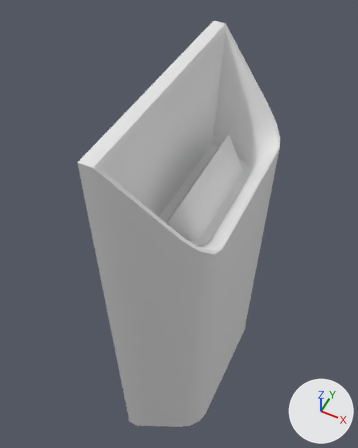
One commit to the Blender file Assets/radial-sabre.blend: the scene before it, then after it.
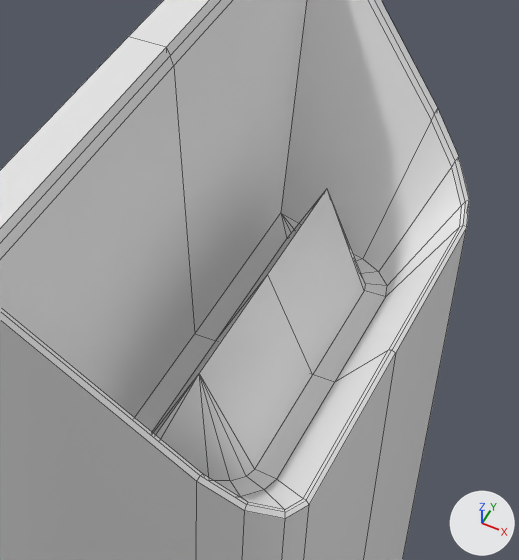
Each version appears first whole from a camera (50 mm lens) standing at (1.12, -2.61, 3.86) and looking at (-0.3, 0.22, 0.32), and next in a close-up on the part from 31% to 83% of the width and 15% to 60% of the height. Every picture has the same lights, and +X, +Y and +Z are marked at lower right. The close-ups show mesh edges as thin lines.

Objects in the first close-up: 'radial-sabre'.
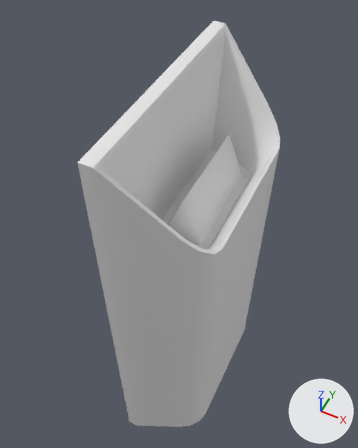
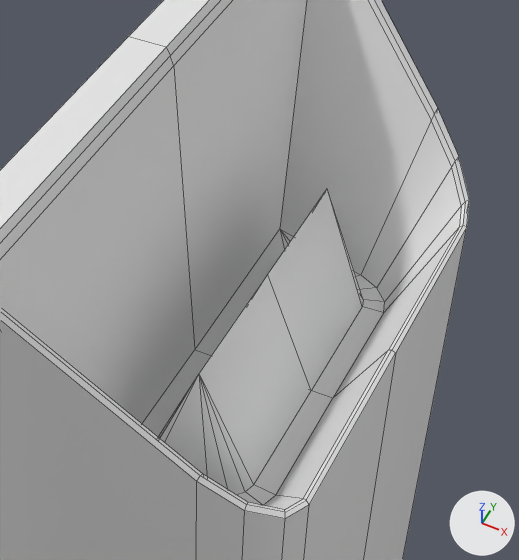
Boxes (x1, y1, x2, y2) around the edits, measured in the close-ups (519 x 560 px; the box of a moved part takes in the faces that stretch with it):
part 1 of me_cube, moved or reshaped
    both: (132, 54, 461, 510)

Edits to the bpy script that builds the scene:
```text
Change me_cube:
    where me_cube.from_pydata(...)  # 71 vertices, 64 faces; spans x -0.36..0.44, y 0.0..0.95, z -1.98..1.99
    used by ob_radial_sabre; location = (0.0, 0.0, 0.0)
    verts and faces of me_cube; kept vertices keep their numbers, new ones are numbered from 71
    before: 20 (-0.17, 0.62, 1.05) at pixel (280, 212), 21 (0.28, 0.4, 1.05) at pixel (385, 296), 22 (0.15, 0.53, 1.05) at pixel (362, 258), 23 (0.26, 0.45, 1.05) at pixel (387, 285), 24 (0.22, 0.5, 1.05) at pixel (378, 271)
    before: 51 (-0.17, 0.0, 1.05) at pixel (194, 333), 55 (0.28, 0.0, 1.05) at pixel (334, 382), 60 (0.17, 0.46, 1.05), 61 (0.2, 0.43, 1.05) at pixel (365, 283), 62 (0.12, 0.49, 1.05)
    before: 63 (0.21, 0.4, 1.05) at pixel (364, 290), 64 (0.21, 0.0, 1.05) at pixel (312, 374), 65 (-0.1, 0.0, 1.05) at pixel (215, 340), 67 (-0.1, 0.51, 1.05) at pixel (286, 238), 68 (-0.06, 0.54, 1.05)
    before: 69 (-0.09, 0.54, 1.05)
    me_cube part 1
    add for i in [*range(20, 25), 51, 55, *range(60, 66), 67, 68, 69]: verts[i] += (0.0, 0.0, -0.06)
```
